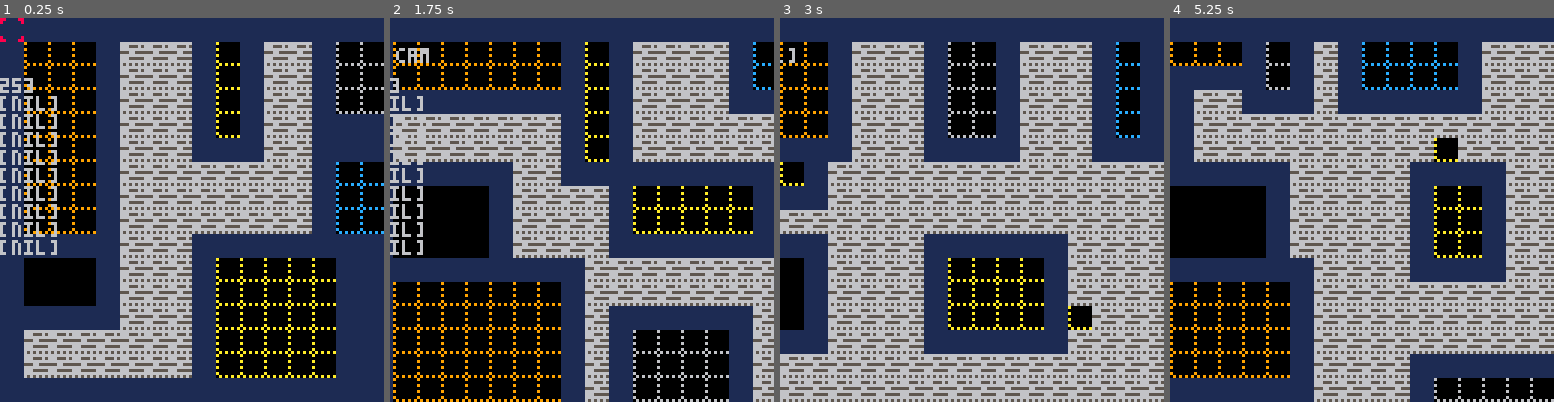
Above: before the commit, frames 1-4 (left to right).
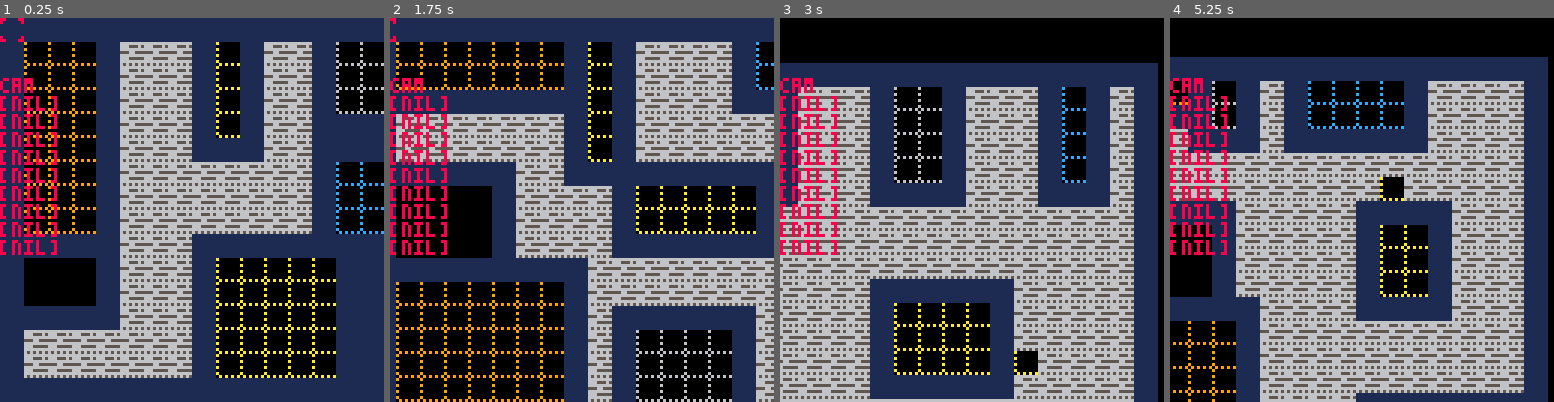
Above: after the commit, the same moments.

Repository: chebastian/picoabyss
Game: PICO-8 cartridge playground.p8
Same seed, same stepped clock (60 frames per second), same inputs: the game is played once before the commit and once after it.
Inputs:
- Up to frame 1 (0.25 s): no input
- Up to frame 2 (1.75 s): tap X (X key) at 0.33, 1.07 s; tap O (Z key) at 0.7, 1.7 s; hold Right from 1.6 s (still down)
- Up to frame 3 (3 s): tap X (X key) at 1.85, 2.97 s; release Right at 2.1 s; tap O (Z key) at 2.1, 2.5, 2.9 s; hold Up 2.15-2.42 s; hold Right from 2.47 s (still down)
- Up to frame 4 (5.25 s): release Right at 3.03 s; hold Left 3.08-3.58 s; tap O (Z key) every 0.4 s from 3.3 to 4.9 s; hold Down 3.63-3.97 s; hold Right 4.02-4.68 s; tap X (X key) at 4.08, 5.2 s; hold Up 4.73-5.03 s; hold Left from 5.08 s (still down)

The runs differ from the first frame. In frame 1, 2.4% of the frame differs, in the area x 0-15%, y 15-62%; in frame 2, 20%; in frame 3, 80%, in the area x 0-100%, y 0-100%; in frame 4, 79%.

Commit message:
minor fixes

Diff:
--- a/playground.p8
+++ b/playground.p8
@@ -176,6 +176,10 @@
  return _modes[_mode]
 end
 
+function log(st,y)
+ _dbg[y] = st
+end
+
 function _draw()
 	cls()
  map()
@@ -194,13 +198,9 @@
   _mode += 1
   end
 
-  _mode %= #_modes+1
-	 print(mode(),10,10)
- end
-
-
- local camsp = 1
- if mode() == "cam" then
+ _mode = max(1,_mode%(#_modes+1))
+ elseif mode() == "cam" then
+  local camsp = 1
  	if btn(⬆️) then
 	  _camy -= camsp
 	 elseif btn(⬇️) then
@@ -252,12 +252,20 @@
  palt(14,true)
  spr(49,_curx,_cury)
 
+ drw_hud()
+end
+
+function drw_hud()
+camera(0,0)
+
+	log("" .. mode(),1)
  if _drw_dbg then
 	 cursor(0,20)
 	 for i=1,10 do
-	  print(_dbg[i],6)
+	  print(_dbg[i],8)
 	 end
  end
+camera(_camx,_camy)
 end
 
 function print_t(c,x,y)
